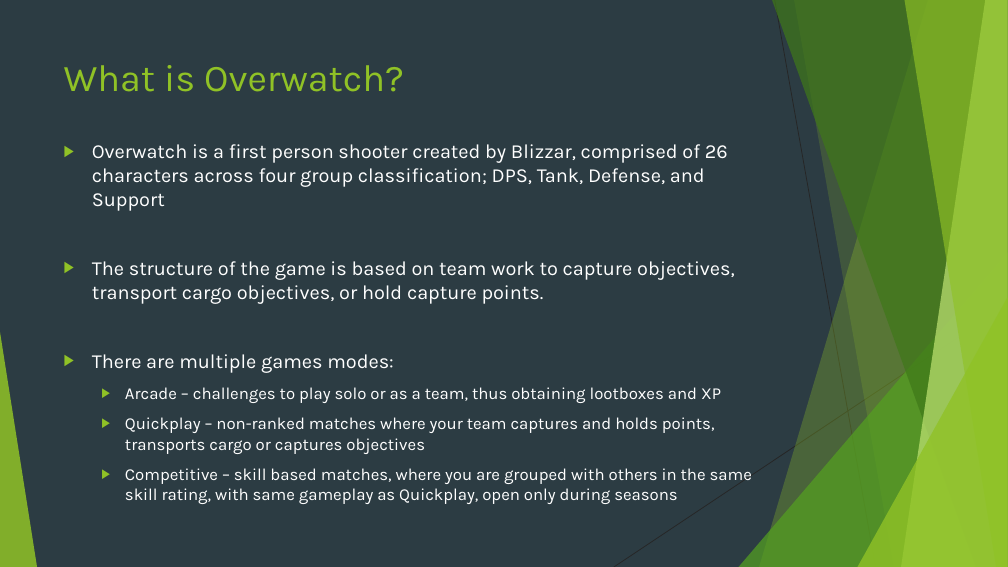
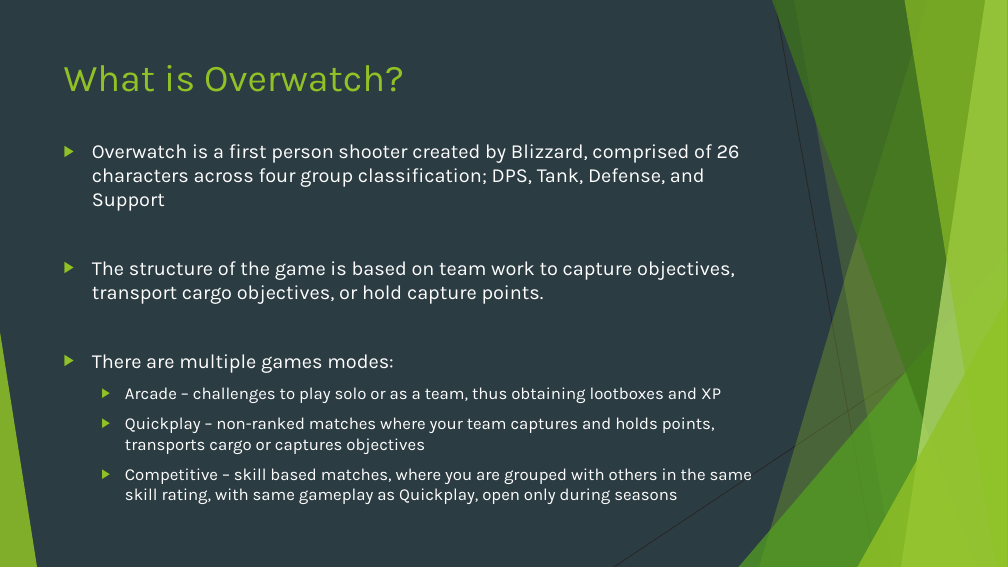
Before and after one commit to gaaliciA1990/OverwatchRankingsProject, a slide deck: slide 2 of Predicting Competitive Rank in Overwatch.pptx. Drawn at 1008x567 pixels with LibreOffice and Linux fonts; fonts in the diff are those of the drawing. Boxes give left, top, right and bottom in pixels: in the first picture for what was removed or moved away, otherwise in the second. Text is boxed around its words. In the diff, an @@ line names an element or a change of style, - is before the commit and + after.

Commit message:
Updating presentation

```diff
--- a/Predicting Competitive Rank in Overwatch.pptx
+++ b/Predicting Competitive Rank in Overwatch.pptx
@@ text at bbox=[92, 144, 740, 211]: text changed @@
-▶ Overwatch is a first person shooter created by Blizzar, comprised of 26 characters across four group classification; DPS, Tank, Defense, and Support
+▶ Overwatch is a first person shooter created by Blizzard, comprised of 26 characters across four group classification; DPS, Tank, Defense, and Support
```
Also in this commit, not shown: 2 other slides changed, 1 other file.
